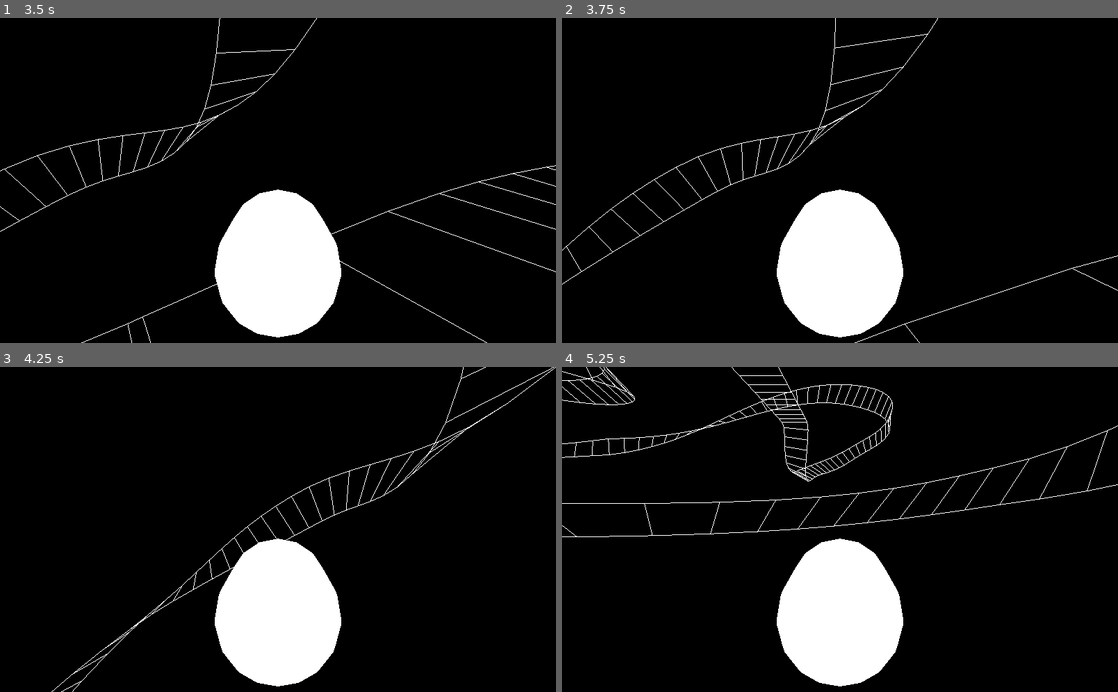
Above: before the commit, frames 1-4 (two rows, left to right).
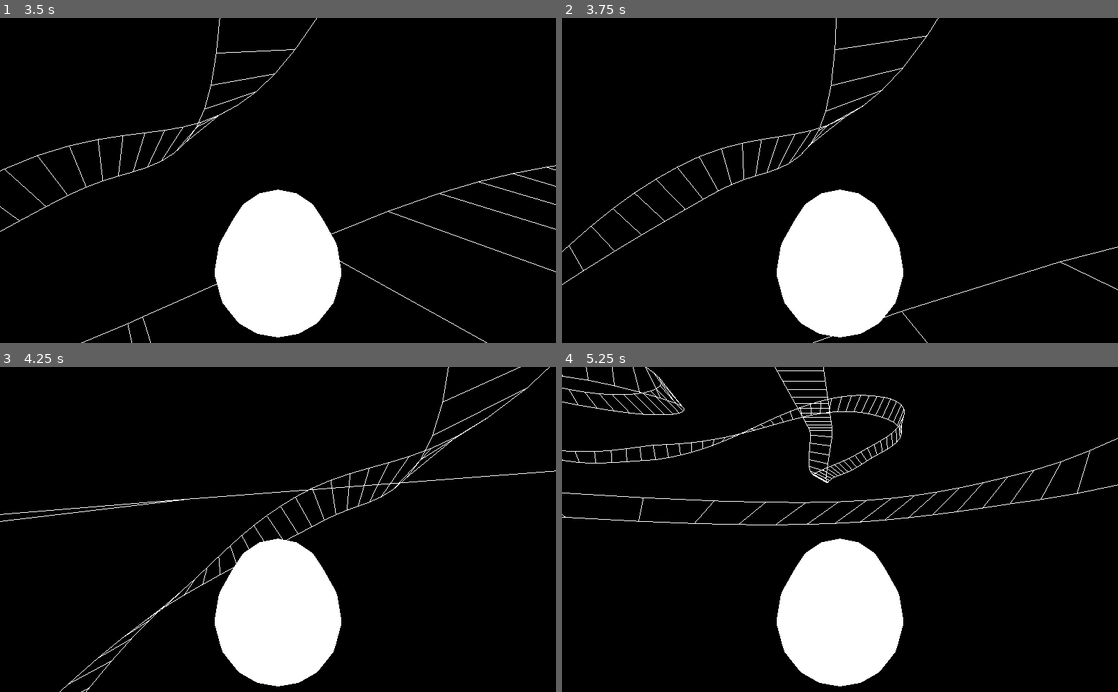
Above: after the commit, the same moments.

Repository: spazzylemons/condux
Game: Godot game, scene res://TestScene.tscn
The game is run twice, just before and just after one commit, with the same random seed, the same clock (stepped at 60 frames per second) and the same inputs.
Inputs:
- Up to frame 1 (3.5 s): hold Right (stick_right) 0.53-1.28 s; hold X (brake) 1.28-2.03 s; tap Enter at 2 s; hold Right (stick_right) 2.03-2.78 s; hold Z (accel) from 2.78 s (still down)
- Up to frame 2 (3.75 s): release Z (accel) at 3.53 s; hold Left (stick_left) from 3.53 s (still down)
- Up to frame 3 (4.25 s): keep holding Left (stick_left)
- Up to frame 4 (5.25 s): release Left (stick_left) at 5.03 s; hold X (brake) from 5.03 s (still down)

Frame 1 is identical in both runs. In frame 2, 1.0% of the frame differs, in the area x 0-100%, y 0-100%; in frame 3, 1.4%; in frame 4, 3.1%, in the area x 0-100%, y 0-53%.

Commit message:
abstract stats from vehicle script

Diff:
--- a/godot/Course/Course.gd
+++ b/godot/Course/Course.gd
@@ -31,7 +31,7 @@
 
 func _ready() -> void:
 	# spawn player
-	var vehicle = Vehicle.spawn_player(get_from_offset(0.0) + Vector3.UP)
+	var vehicle = Vehicle.spawn_player(VehicleTypes.test_model, get_from_offset(0.0) + Vector3.UP)
 	add_child(vehicle)
 	# create collision body and shape
 	var body = StaticBody.new()
@@ -87,7 +87,6 @@
 		# b---d
 		# |   |
 		# a---c
-		var origin = _curve.interpolate_baked(d)
 		var points = PoolVector3Array()
 		var ua = u[i]
 		var ub = u[i+1]
--- a/godot/Vehicle/Controller/PlayerController.gd
+++ b/godot/Vehicle/Controller/PlayerController.gd
@@ -5,9 +5,9 @@
 	return Input.get_action_strength("stick_left") - Input.get_action_strength("stick_right")
 
 func get_pedal() -> float:
-	var pedal = 0.0
 	if Input.is_action_pressed("accel"):
-		pedal += 1.0
-	if Input.is_action_pressed("brake"):
-		pedal -= 1.0
-	return pedal
+		return 1.0
+	elif Input.is_action_pressed("brake"):
+		return -1.0
+	else:
+		return 0.0
--- a/godot/Vehicle/Vehicle.gd
+++ b/godot/Vehicle/Vehicle.gd
@@ -5,23 +5,19 @@
 const GRAVITY_APPROACH_SPEED = 4.0
 # speed at which gravity increases
 const GRAVITY_STRENGTH = 5.0
-# maximum forward velocity
-const ACCELERATOR_MAX = 8.0
-# increase/decrease factor of accelerator
-const ACCELERATOR_ADJUST = 3.5
-# multiplier of steer value which is [-1, 1]
-const STEER_FACTOR = 1.5
 
 var gravity = 0.0
 var gravity_vector = Vector3.UP
 var gravity_areas = {}
 var accelerator = 0.0
 
+var type: VehicleType
+
 func _physics_process(delta):
 	# turning
-	rotate_object_local(Vector3.UP, $Controller.get_steering() * STEER_FACTOR * delta)
+	rotate_object_local(Vector3.UP, $Controller.get_steering() * type.handling * delta)
 	# movement
-	accelerator += clamp(delta * ACCELERATOR_ADJUST * $Controller.get_pedal(), 0.0, ACCELERATOR_MAX)
+	accelerator = clamp(accelerator + delta * type.acceleration * (2.0 * $Controller.get_pedal() - 1.0), 0.0, type.speed)
 	move_and_collide(transform.basis.xform(Vector3.FORWARD) * delta * accelerator)
 	# gravity handling
 	var new_gravity_vector = Vector3.ZERO
@@ -50,9 +46,10 @@
 	$Controller.set_script(load(path))
 
 # helper function for spawning a player-controlled vehicle
-static func spawn_player(position: Vector3) -> Vehicle:
+static func spawn_player(vehicle_type: VehicleType, position: Vector3) -> Vehicle:
 	# load from scene
 	var vehicle = load("res://Vehicle/Vehicle.tscn").instance()
+	vehicle.type = vehicle_type
 	# give the player control of this vehicle
 	vehicle.set_controller("res://Vehicle/Controller/PlayerController.gd")
 	# place the vehicle at the given position
--- /dev/null
+++ b/godot/Vehicle/VehicleType.gd
@@ -0,0 +1,11 @@
+extends Reference
+class_name VehicleType
+
+var speed: float
+var acceleration: float
+var handling: float
+
+func _init(init_speed: float, init_acceleration: float, init_handling: float):
+	speed = init_speed
+	acceleration = init_acceleration
+	handling = init_handling
--- /dev/null
+++ b/godot/Vehicle/VehicleTypes.gd
@@ -0,0 +1,3 @@
+extends Node
+
+var test_model = VehicleType.new(8.0, 3.5, 1.5)
--- a/godot/project.godot
+++ b/godot/project.godot
@@ -38,6 +38,11 @@
 "class": "Vehicle",
 "language": "GDScript",
 "path": "res://Vehicle/Vehicle.gd"
+}, {
+"base": "Reference",
+"class": "VehicleType",
+"language": "GDScript",
+"path": "res://Vehicle/VehicleType.gd"
 } ]
 _global_script_class_icons={
 "BaseController": "",
@@ -45,7 +50,8 @@
 "CourseArea": "",
 "CourseRenderer": "",
 "PlayerController": "",
-"Vehicle": ""
+"Vehicle": "",
+"VehicleType": ""
 }
 
 [application]
@@ -53,6 +59,10 @@
 config/name="Condux"
 run/main_scene="res://TestScene.tscn"
 config/icon="res://icon.png"
+
+[autoload]
+
+VehicleTypes="*res://Vehicle/VehicleTypes.gd"
 
 [gui]
 
